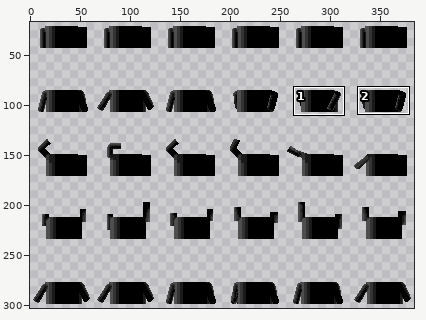
One commit to this sprite sheet: res/e_ninja_body.png. The first picture is a wide view before the edit; the outline marks the close-up.
Close-up. Before the edit:
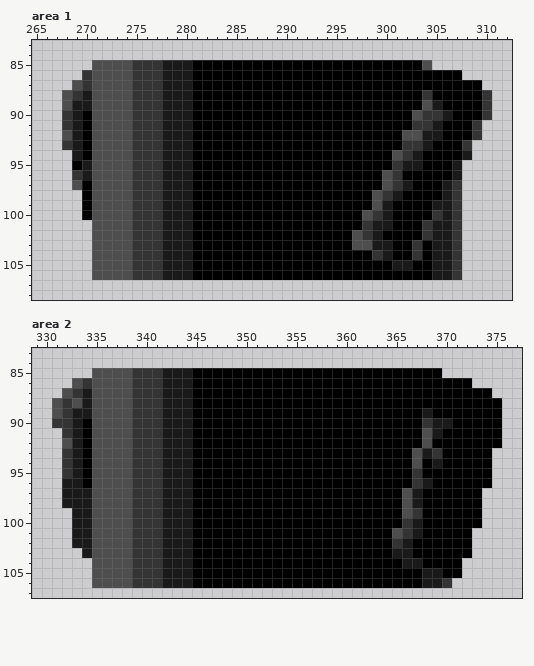
The file is 384x320 pixels. Pixels under 10% opacity are left out. Colours within 5 levels of each other are drawn and written as one. Shown: area 1: x 265..312, y 83..108; area 2: x 329..377, y 83..107. The wide view leaves out empty margins. The commit also changed other parts of the picture, which this record leaves out.
After:
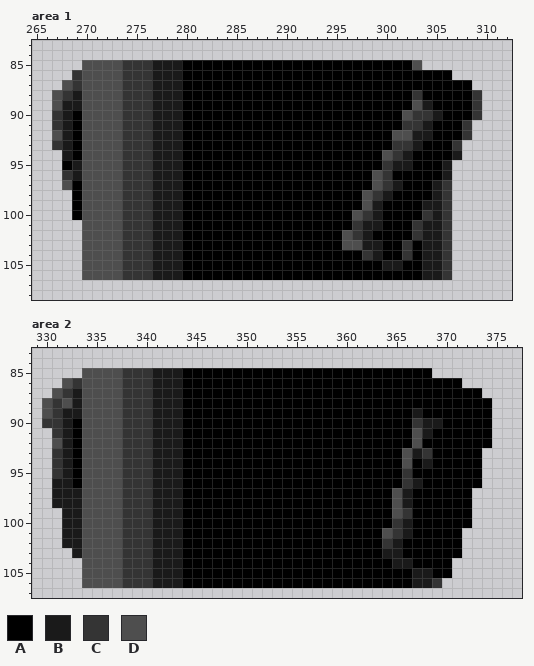
Palette (. is transparent): A #000000  B #1a1a1a  C #343434  D #4e4e4e
The edit:
Area 1:
y 85: x 270 . -> D; x 274 D -> C; x 277 C -> B; x 280 B -> A; x 303..304 AD -> D.
y 86: x 269..270 .C -> CD; x 274 D -> C; x 277 C -> B; x 280 B -> A; x 307 A -> .
y 87: x 268..270 .DC -> DCD; x 274 D -> C; x 277 C -> B; x 280 B -> A; x 309 A -> .
y 88: x 267..270 .DCB -> DCBD; x 274 D -> C; x 277 C -> B; x 280 B -> A; x 303..304 AC -> CA; x 309..310 AC -> C.
y 89: x 267..268 .D -> DB; x 270 B -> D; x 274 D -> C; x 277 C -> B; x 280 B -> A; x 303..305 ADB -> DBA; x 309..310 AC -> C.
y 90: x 267..270 .CBA -> CBAD; x 274 D -> C; x 277 C -> B; x 280 B -> A; x 302..303 AD -> DC; x 305..306 CB -> BA; x 309..310 AC -> C.
y 91: x 267..270 .CBA -> CBAD; x 274 D -> C; x 277 C -> B; x 280 B -> A; x 302 A -> C; x 304..305 CB -> BA; x 308..309 AC -> C.
y 92: x 267..270 .DBA -> DBAD; x 274 D -> C; x 277 C -> B; x 280 B -> A; x 301 A -> D; x 303 D -> B; x 305 B -> A; x 308..309 AC -> C.
y 93: x 267..270 .CBA -> CBAD; x 274 D -> C; x 277 C -> B; x 280 B -> A; x 301 A -> C; x 303..304 CB -> BA; x 307..308 AC -> C.
y 94: x 268..270 .BA -> BAD; x 274 D -> C; x 277 C -> B; x 280 B -> A; x 300..303 ADCB -> DCBA; x 307..308 AB -> B.
y 95: x 268..270 .AB -> ABD; x 274 D -> C; x 277 C -> B; x 280 B -> A; x 300..301 AC -> CB; x 303 B -> A; x 306..307 AB -> B.
y 96: x 268..270 .CB -> CBD; x 274 D -> C; x 277 C -> B; x 280 B -> A; x 299..301 ADC -> DCA; x 306..307 AB -> B.
y 97: x 268..270 .DA -> DAD; x 274 D -> C; x 277 C -> B; x 280 B -> A; x 299..302 ADCB -> DCBA; x 305..307 ABC -> BC.
y 98: x 269..270 .A -> AD; x 274 D -> C; x 277 C -> B; x 280 B -> A; x 298..301 ADCB -> DCBA; x 305..307 ABC -> BC.
y 99: x 269..270 .A -> AD; x 274 D -> C; x 277 C -> B; x 280 B -> A; x 298..300 ADB -> DBA; x 304 A -> B; x 306..307 BC -> C.
y 100: x 269..270 .A -> AD; x 274 D -> C; x 277 C -> B; x 280 B -> A; x 297..300 ADCB -> DCBA; x 304..307 ACBC -> CBC.
y 101: x 270 . -> D; x 274 D -> C; x 277 C -> B; x 280 B -> A; x 297..298 AC -> CB; x 300 B -> A; x 303..304 AC -> CB; x 306..307 BC -> C.
y 102: x 270 . -> D; x 274 D -> C; x 277 C -> B; x 280 B -> A; x 296..299 ADCB -> DCBA; x 303..304 AC -> CB; x 306..307 BC -> C.
y 103: x 270 . -> D; x 274 D -> C; x 277 C -> B; x 280 B -> A; x 296 A -> D; x 298 D -> B; x 300 B -> A; x 302..304 ACA -> CAB; x 306..307 BC -> C.
y 104: x 270 . -> D; x 274 D -> C; x 277 C -> B; x 280 B -> A; x 298..300 ACB -> CBA; x 302..304 ACA -> CAB; x 306..307 BC -> C.
y 105: x 270 . -> D; x 274 D -> C; x 277 C -> B; x 280 B -> A; x 300 A -> B; x 302 B -> A; x 304 A -> B; x 306..307 BC -> C.
y 106: x 270 . -> D; x 274 D -> C; x 277 C -> B; x 280 B -> A; x 304 A -> B; x 306..307 BC -> C.
Area 2:
y 85: x 334 . -> D; x 338 D -> C; x 341 C -> B; x 344 B -> A; x 369 A -> .
y 86: x 332..334 .DC -> DCD; x 338 D -> C; x 341 C -> B; x 344 B -> A; x 372 A -> .
y 87: x 331..334 .DCB -> DCBD; x 338 D -> C; x 341 C -> B; x 344 B -> A; x 374 A -> .
y 88: x 330..334 .DCDB -> DCDBD; x 338 D -> C; x 341 C -> B; x 344 B -> A; x 375 A -> .
y 89: x 330..332 .DC -> DCB; x 334 B -> D; x 338 D -> C; x 341 C -> B; x 344 B -> A; x 367..368 AB -> BA; x 375 A -> .
y 90: x 330 . -> C; x 332..334 CBA -> BAD; x 338 D -> C; x 341 C -> B; x 344 B -> A; x 367..368 AC -> CB; x 370 B -> A; x 375 A -> .
y 91: x 331..334 .CBA -> CBAD; x 338 D -> C; x 341 C -> B; x 344 B -> A; x 367..369 ADB -> DBA; x 375 A -> .
y 92: x 331..334 .DBA -> DBAD; x 338 D -> C; x 341 C -> B; x 344 B -> A; x 367..368 AD -> DA; x 375 A -> .
y 93: x 331..334 .CBA -> CBAD; x 338 D -> C; x 341 C -> B; x 344 B -> A; x 366..369 ADBC -> DBCA; x 374 A -> .
y 94: x 331..334 .CBA -> CBAD; x 338 D -> C; x 341 C -> B; x 344 B -> A; x 366..369 ADAB -> DABA; x 374 A -> .
y 95: x 331..334 .CBA -> CBAD; x 338 D -> C; x 341 C -> B; x 344 B -> A; x 366..367 AC -> CA; x 374 A -> .
y 96: x 331 . -> B; x 333..334 BA -> AD; x 338 D -> C; x 341 C -> B; x 344 B -> A; x 366..368 ACB -> CBA; x 374 A -> .
y 97..98: x 331 . -> B; x 334 B -> D; x 338 D -> C; x 341 C -> B; x 344 B -> A; x 365..367 ADB -> DBA; x 373 A -> .
y 99: x 332 . -> B; x 334 B -> D; x 338 D -> C; x 341 C -> B; x 344 B -> A; x 365..367 ADC -> DCA; x 373 A -> .
y 100: x 332 . -> B; x 334 B -> D; x 338 D -> C; x 341 C -> B; x 344 B -> A; x 365..367 ACB -> CBA; x 373 A -> .
y 101: x 332 . -> B; x 334 B -> D; x 338 D -> C; x 341 C -> B; x 344 B -> A; x 364..367 ADCB -> DCBA; x 372 A -> .
y 102: x 332 . -> B; x 334 B -> D; x 338 D -> C; x 341 C -> B; x 344 B -> A; x 364..366 ACB -> CBA; x 372 A -> .
y 103: x 333..334 .B -> BD; x 338 D -> C; x 341 C -> B; x 344 B -> A; x 364 A -> B; x 366 B -> A; x 372 A -> .
y 104: x 334 . -> D; x 338 D -> C; x 341 C -> B; x 344 B -> A; x 365 A -> B; x 367 B -> A; x 371 A -> .
y 105: x 334 . -> D; x 338 D -> C; x 341 C -> B; x 344 B -> A; x 367 A -> B; x 369 B -> A; x 371 A -> .
y 106: x 334 . -> D; x 338 D -> C; x 341 C -> B; x 344 B -> A; x 367 A -> B; x 369..370 BC -> C.
Pixel boxes of the changes (left, top, right, bottom) in both close-ups:
changed: (52, 60, 92, 280)
changed: (122, 60, 192, 280)
changed: (342, 60, 492, 280)
changed: (42, 368, 92, 588)
changed: (122, 368, 192, 588)
changed: (382, 368, 502, 588)
